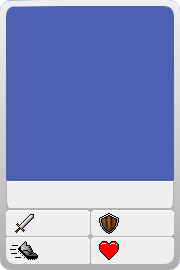
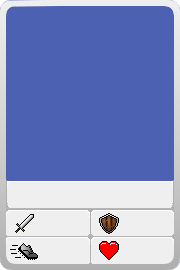
Revision of a layered 180px x 270px image; what changed, layer by layer:
painted on "speedIcon" over [24, 241, 37, 257]
